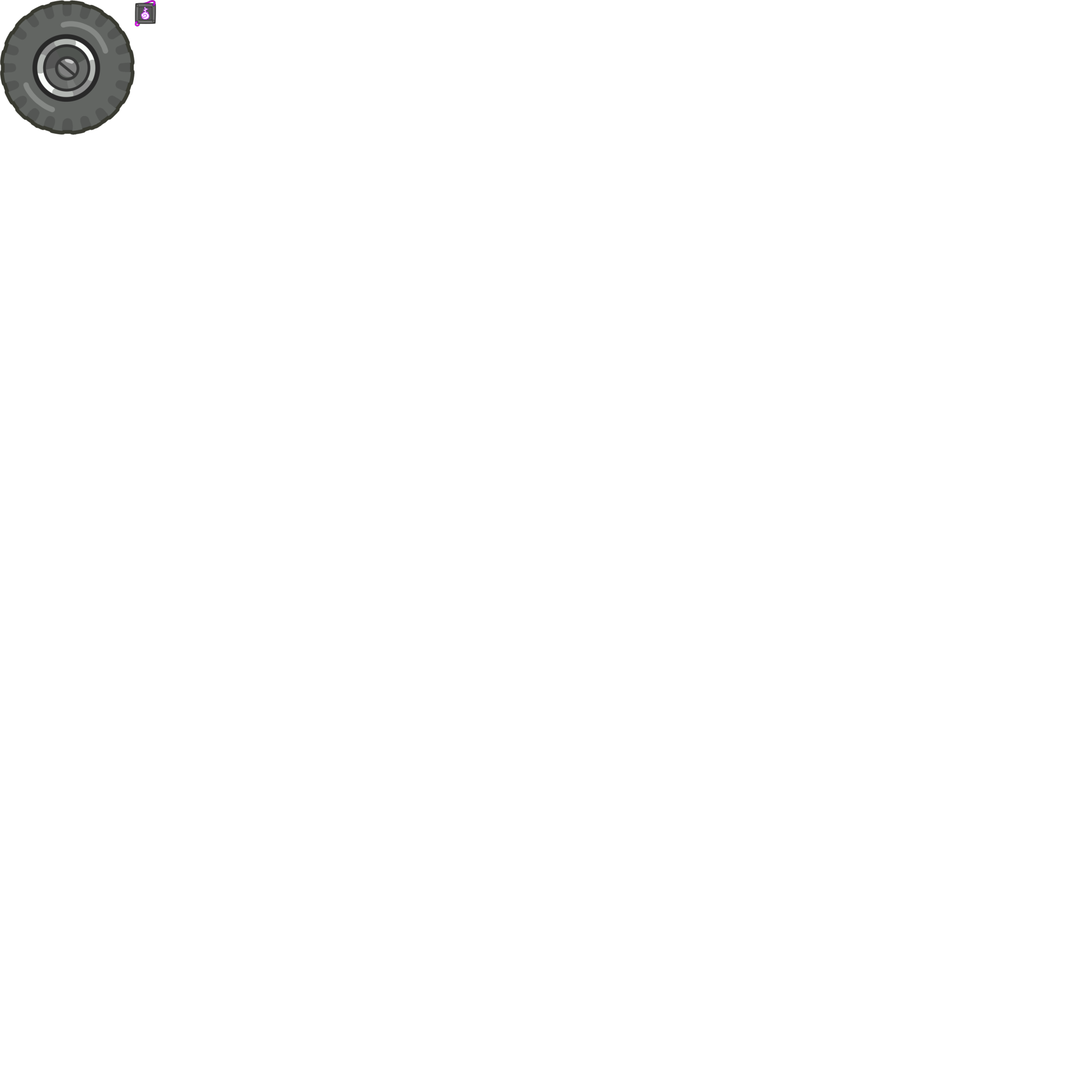
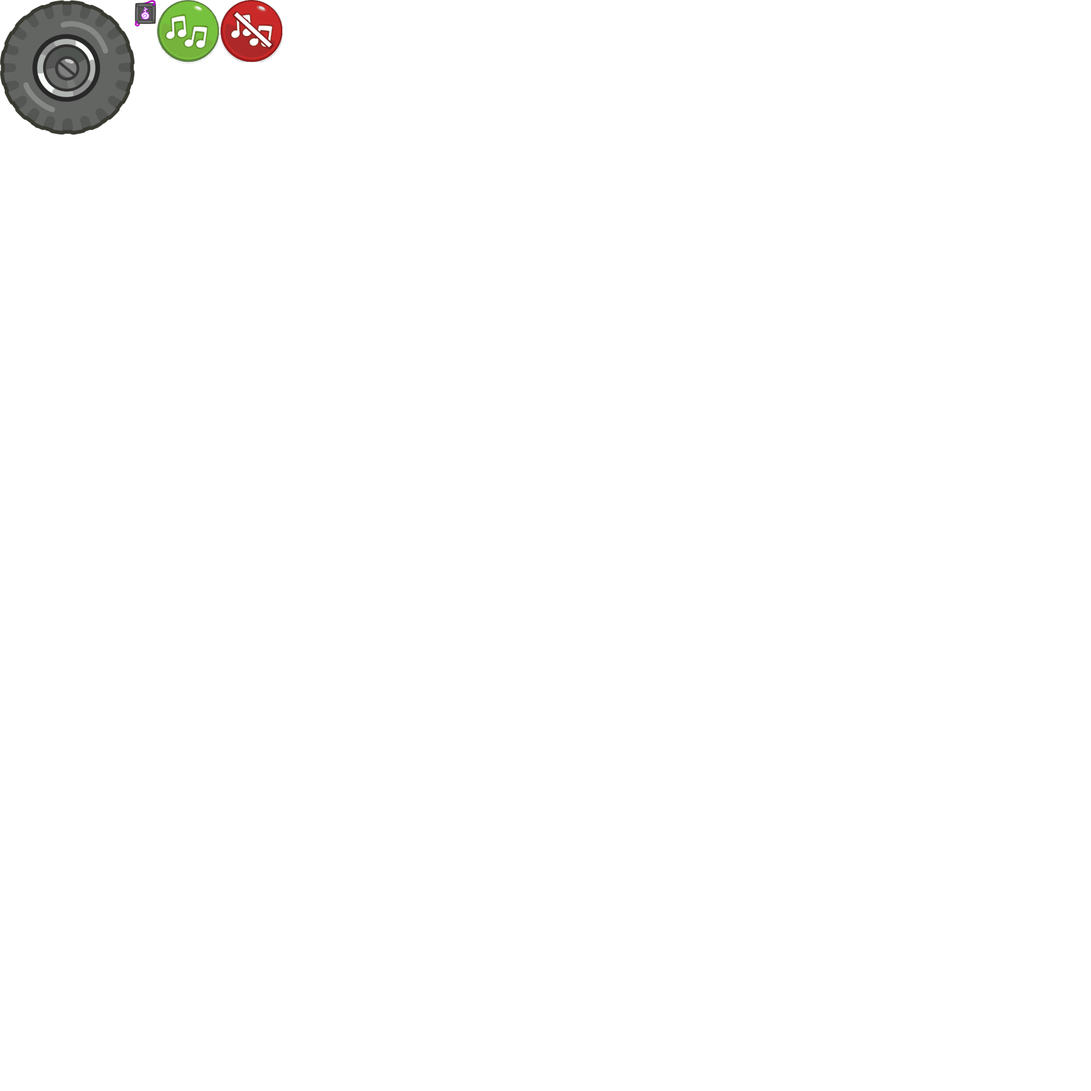
Before/after of a 1091px x 1091px layered artwork. What changed in the layer stack:
added layer "Pasted Layer #2" above "Pasted Layer #1" over [220,0,283,63]
added layer "Pasted Layer #1" above "Pasted Layer" over [156,0,221,64]
